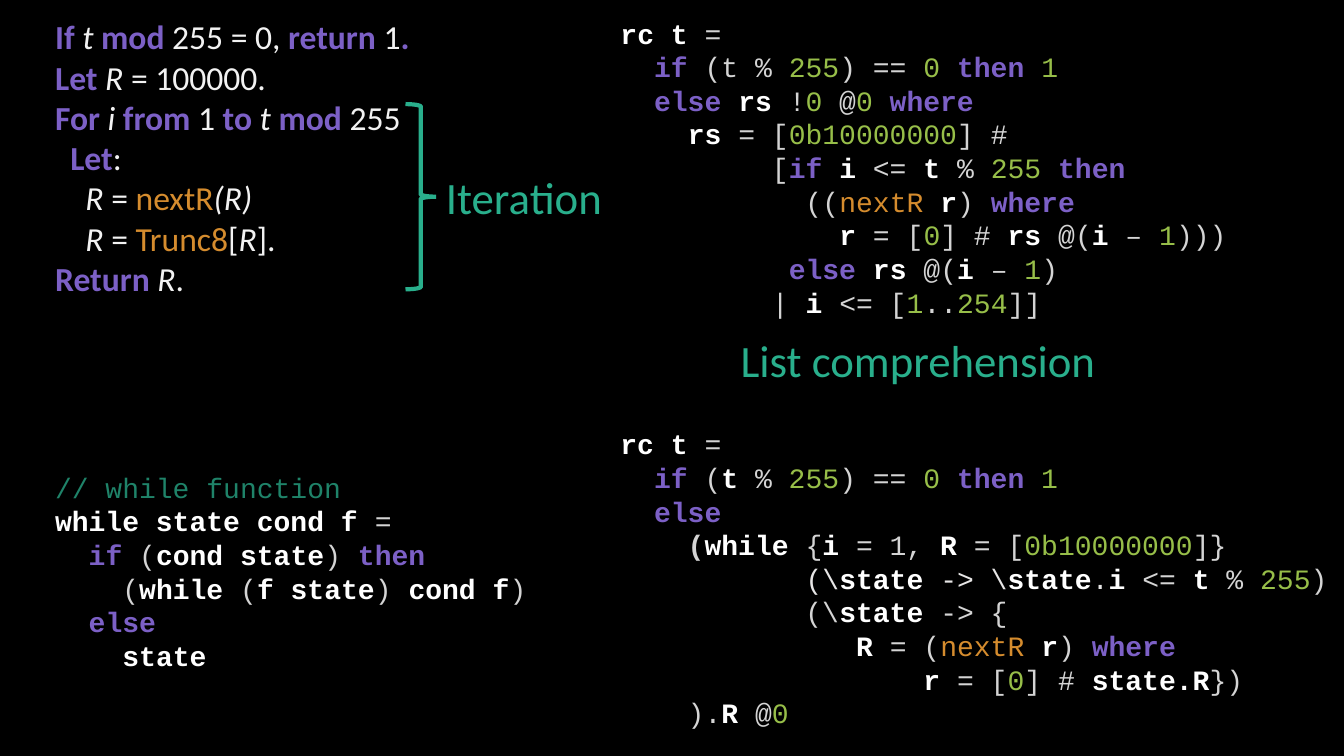
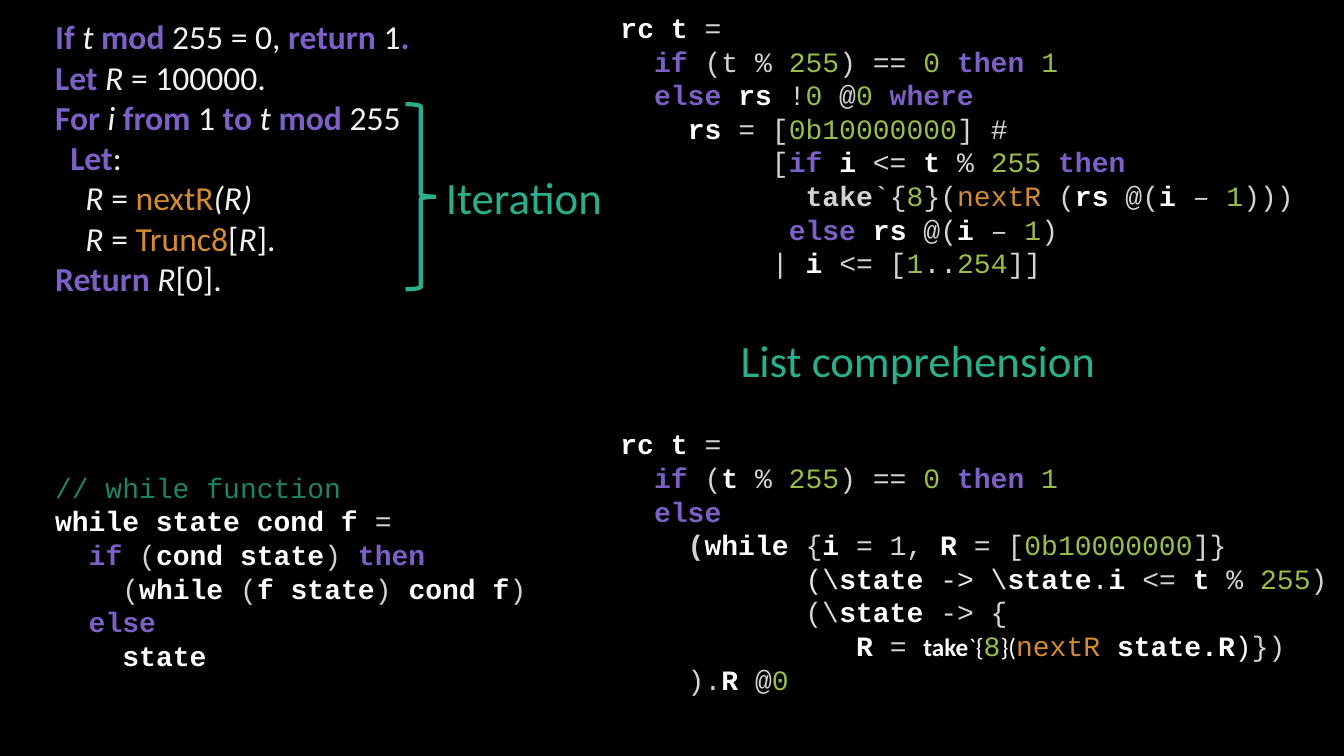
Before and after one commit to ericmercer/sha3-verification, a slide deck: slide 11 of presentation/SPIN2022.pptx. Drawn at 1344x756 pixels with LibreOffice and Linux fonts; fonts in the diff are those of the drawing. Boxes give left, top, right and bottom in pixels: in the first picture for what was removed or moved away, otherwise in the second. Text is boxed around its words. In the diff, an @@ line names an element or a change of style, - is before the commit and + after.

```diff
--- a/presentation/SPIN2022.pptx
+++ b/presentation/SPIN2022.pptx
@@ text at bbox=[806, 186, 1293, 212]: text changed @@
-((nextR r) where
-r = [0] # rs @(i – 1)))
+take`{8}(nextR (rs @(i – 1)))
@@ text at bbox=[55, 266, 221, 296]: text changed @@
-Return R.
+Return R[0].
@@ text at bbox=[856, 636, 1285, 662]: text changed; bold off @@
-R = (nextR r) where
-r = [0] # state.R})
+R = take`{8}(nextR state.R)})
```
Also in this commit, not shown: 9 other slides changed.
